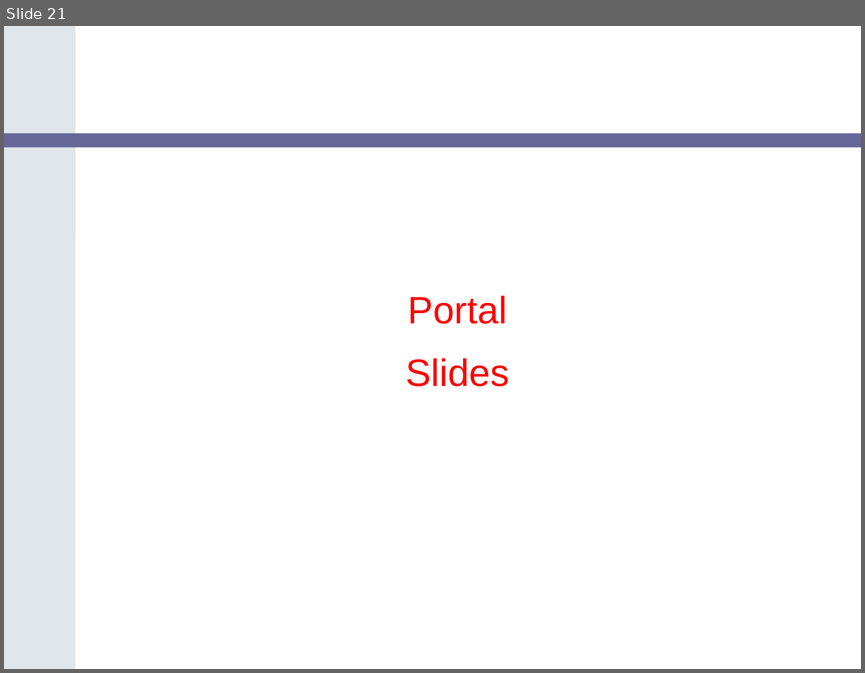
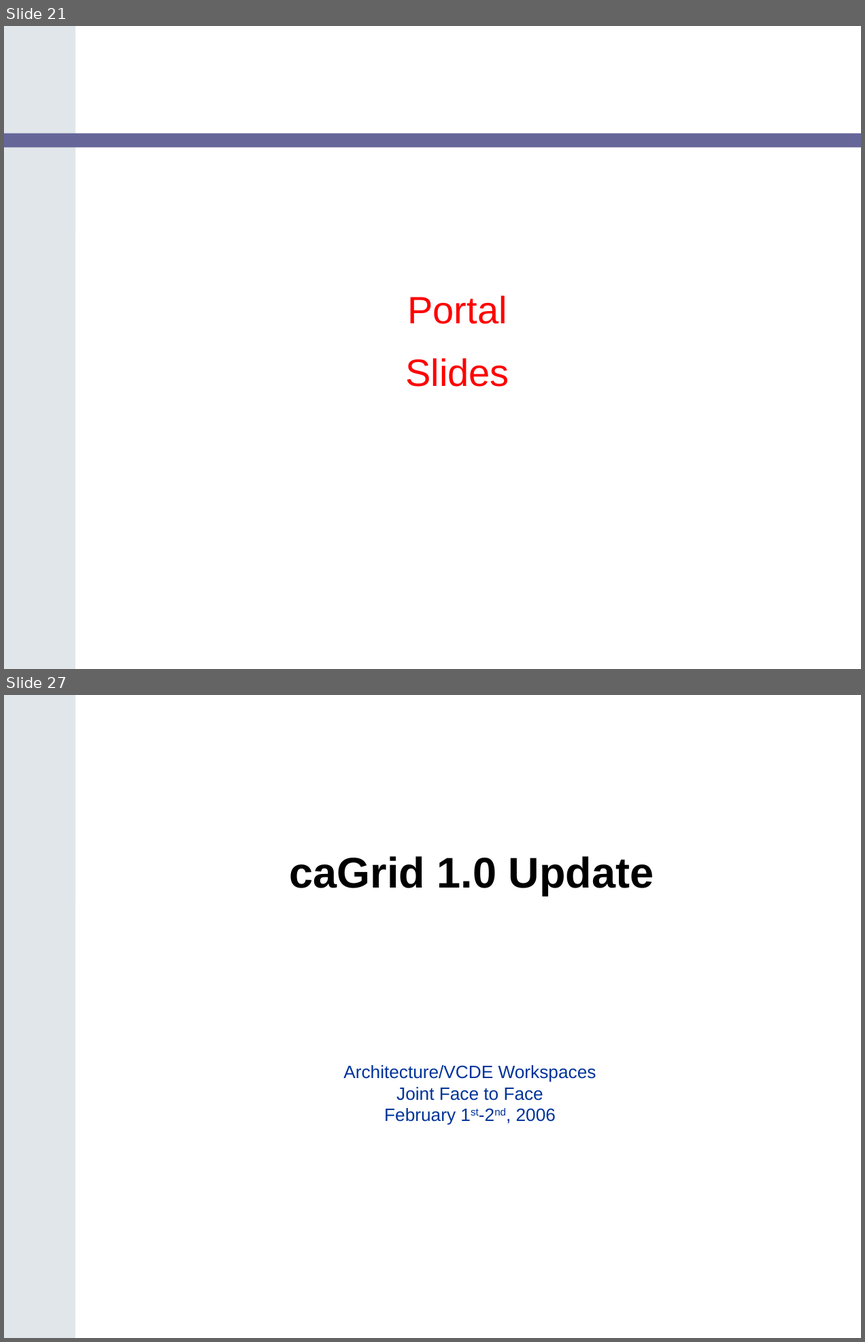
Before and after one commit to NCIP/cagrid-portal, a slide deck: cagrid-1-0/Documentation/presentations/200602_VCDE_ARCH/caGrid_Update_Arch_VCDE_Feb1.ppt. Shown one above the other, each under a label of ours: slide 21 before the commit, slides 21 and 27 after it; the slides between them are not shown. The pictures are 865x673 and 865x1342 pixels, drawn with LibreOffice and Linux fonts; fonts in the diff are those of the drawing; background and template pictures are left out. Boxes give left, top, right and bottom in pixels: in the first picture for what was removed or moved away, otherwise in the second. Text is boxed around its words. In the diff, an @@ line names an element or a change of style, - is before the commit and + after.

```diff
--- a/cagrid-1-0/Documentation/presentations/200602_VCDE_ARCH/caGrid_Update_Arch_VCDE_Feb1.ppt
+++ b/cagrid-1-0/Documentation/presentations/200602_VCDE_ARCH/caGrid_Update_Arch_VCDE_Feb1.ppt
@@ slide 27 added at [4, 695, 861, 1338], background #FFFFFF; not listed: 1 template element that a slide beside it also shows @@
@@ title added at [290, 856, 653, 896], 36 pt, text #000000, bold @@
+caGrid 1.0 Update
@@ subtitle added at [343, 1065, 596, 1125], 15 pt, text #003399 @@
+Architecture/VCDE Workspaces
+Joint Face to Face
+February 1st-2nd, 2006
```
Also in this commit, not shown: 5 other slides added, 1 slide removed.
